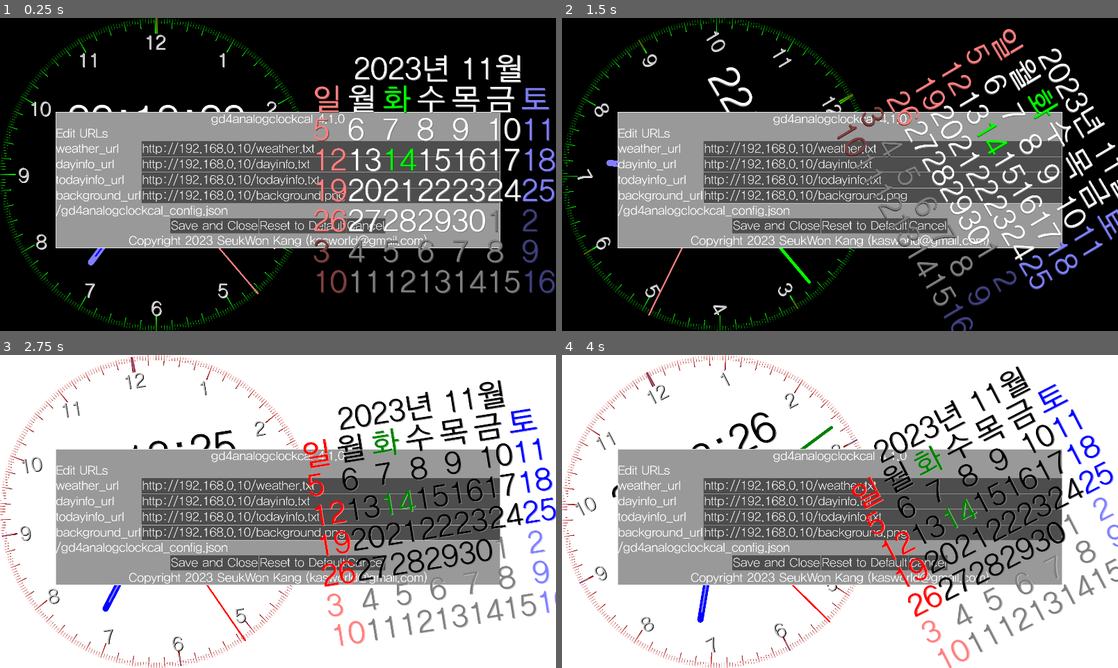
Above: before the commit, frames 1-4 (two rows, left to right).
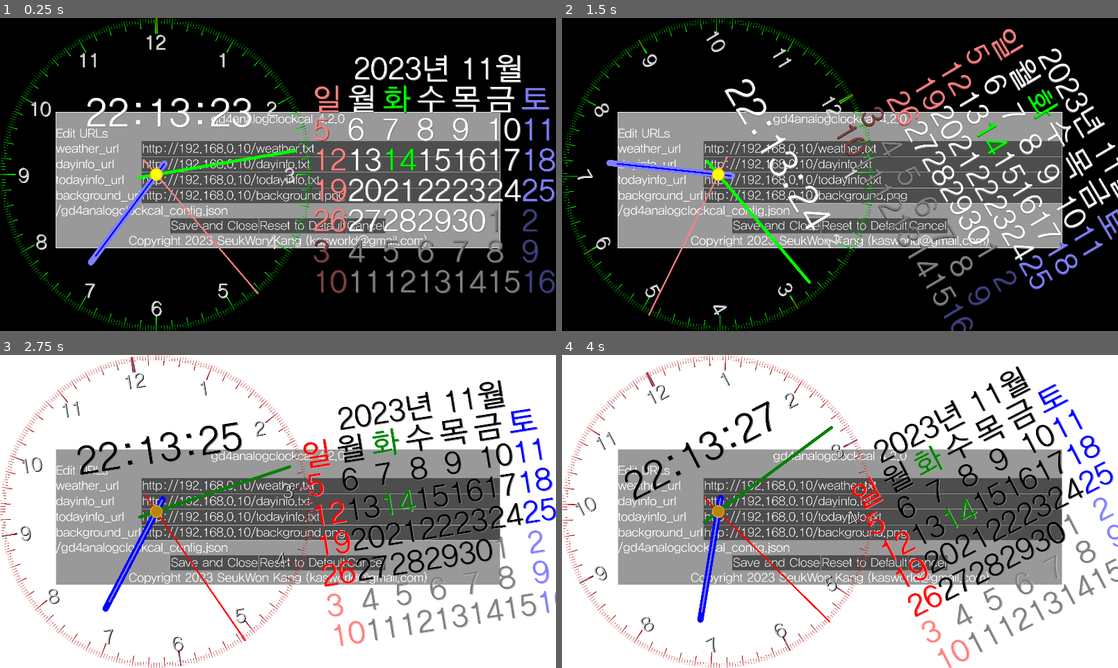
Above: after the commit, the same moments.

Repository: kasworld/gd4analogclockcal
Game: Godot game, scene res://main.tscn
Same seed, same stepped clock (60 frames per second), same inputs: the game is played once before the commit and once after it.
Inputs (mouse positions are in pixels of both pictures, inside the frame that each line leads up to):
- Up to frame 1 (0.25 s): no input
- Up to frame 2 (1.5 s): tap Enter at 0.5, 0.6, 1.35 s; move the mouse to (962, 158) at 0.52 s; click (962, 158) at 0.67 s; move the mouse to (728, 190) at 1.27 s; click (728, 190) at 1.42 s
- Up to frame 3 (2.75 s): move the mouse to (333, 442) at 2.02 s; tap Enter at 2.1 s; click (333, 442) at 2.17 s
- Up to frame 4 (4 s): move the mouse to (812, 574) at 2.77 s; tap Enter at 2.85, 3.6 s; click (812, 574) at 2.92 s; move the mouse to (1006, 558) at 3.52 s; click (1006, 558) at 3.67 s

The runs differ from the first frame. In frame 1, 1.9% of the frame differs, in the area x 12-61%, y 25-74%; in frame 2, 2.0%, in the area x 10-61%, y 15-74%; in frame 3, 1.9%; in frame 4, 1.9%.
Error in both runs: Attempt to call function 'store_line' in base 'null instance' on a null instance. (res://global/config.gd:13)

Commit message:
del sect analogclock, update analogclock

Diff:
--- a/analog_clock/analog_clock.gd
+++ b/analog_clock/analog_clock.gd
@@ -10,35 +10,54 @@
 var center_circle1 :Polygon2D
 var center_circle2 :Polygon2D
 
+var info_text :InfoText
+
 # Called when the node enters the scene tree for the first time.
-func init(center :Vector2 , r :float, tz_s :float) -> void:
+func init(config :Dictionary, r :float, tz_s :float) -> void:
 	tz_shift = tz_s
 	clock_R = r
-	draw_dial(center, clock_R)
-	draw_hand(center)
-	center_circle1 = Global2d.new_circle_fill(center, clock_R/25, Global2d.colors.center_circle1)
+	draw_dial(clock_R)
+	draw_hand()
+	center_circle1 = Global2d.new_circle_fill(Vector2(0,0), clock_R/25, Global2d.colors.center_circle1)
 	add_child(center_circle1)
-	center_circle2 = Global2d.new_circle_fill(center, clock_R/30, Global2d.colors.center_circle2)
+	center_circle2 = Global2d.new_circle_fill(Vector2(0,0), clock_R/30, Global2d.colors.center_circle2)
 	add_child(center_circle2)
+
+	var co = Global2d.colors.timelabel
+	$LabelTime.position = Vector2(-r/4,-r/2)
+	$LabelTime.label_settings = Global2d.make_label_setting(r/4, co, co)
+
+	co = Global2d.colors.infolabel
+	$LabelInfo.position = Vector2(-r/2,r/4)
+	$LabelInfo.label_settings = Global2d.make_label_setting(r/8, co, co)
+
+	info_text = InfoText.new()
+	add_child(info_text)
+	info_text.init_request(config.weather_url,config.dayinfo_url,config.todayinfo_url)
+	info_text.text_updated.connect(update_info_text)
+
+	update_color()
+
+func update_info_text(t :String)->void:
+	$LabelInfo.text = t
 
 var gr_hand_hour_1 :Gradient
 var gr_hand_hour_2 :Gradient
 var gr_hand_minute :Gradient
 var gr_hand_second :Gradient
-func draw_hand(center :Vector2)->void:
+func draw_hand()->void:
 	gr_hand_hour_1 = new_gradient(Global2d.colors.hour)
 	gr_hand_hour_2 = new_gradient(Global2d.colors.hour2)
 	gr_hand_minute = new_gradient(Global2d.colors.minute)
 	gr_hand_second = new_gradient(Global2d.colors.second)
-	HourHand = new_clock_hand(center, gr_hand_hour_1, 1.0/25, 0.7 )
+	HourHand = new_clock_hand(gr_hand_hour_1, 1.0/25, 0.7 )
 	add_child(HourHand)
-	HourHand2 = new_clock_hand(center, gr_hand_hour_2, 1.0/100, 0.65)
+	HourHand2 = new_clock_hand(gr_hand_hour_2, 1.0/100, 0.65)
 	add_child(HourHand2)
-	MinuteHand = new_clock_hand(center, gr_hand_minute, 1.0/50, 0.9)
+	MinuteHand = new_clock_hand(gr_hand_minute, 1.0/50, 0.9)
 	add_child(MinuteHand)
-	SecondHand = new_clock_hand(center, gr_hand_second, 1.0/100, 1.0)
+	SecondHand = new_clock_hand(gr_hand_second, 1.0/100, 1.0)
 	add_child(SecondHand)
-
 
 var gr_360_1 :Gradient
 var gr_360_2 :Gradient
@@ -47,7 +66,7 @@
 var gr_30 :Gradient
 var gr_6 :Gradient
 var gr_1 :Gradient
-func draw_dial(p :Vector2, r :float):
+func draw_dial(r :float):
 	var w = r/30
 	gr_360_1 = new_gradient(Global2d.colors.dial_360_1)
 	gr_360_2 = new_gradient(Global2d.colors.dial_360_2)
@@ -59,20 +78,20 @@
 	for i in range(0,360):
 		var rad = deg2rad(i)
 		if i == 0:
-			add_child( new_clock_face( p, r, gr_360_1, rad, r/50, w*3, 0 ) )
-			add_child( new_clock_face( p, r, gr_360_2, rad, r/200, w*3, 0 ) )
+			add_child( new_clock_face( r, gr_360_1, rad, r/50, w*3, 0 ) )
+			add_child( new_clock_face( r, gr_360_2, rad, r/200, w*3, 0 ) )
 		elif i % 90 ==0:
-			add_child( new_clock_face( p, r, gr_90_1, rad, r/100, w*3, 0 ) )
-			add_child( new_clock_face( p, r, gr_90_2, rad, r/300, w*2, 0 ) )
+			add_child( new_clock_face( r, gr_90_1, rad, r/100, w*3, 0 ) )
+			add_child( new_clock_face( r, gr_90_2, rad, r/300, w*2, 0 ) )
 		elif i % 30 == 0 :
-			add_child( new_clock_face( p, r, gr_30, rad, r/150, w*3, 0 ) )
+			add_child( new_clock_face( r, gr_30, rad, r/150, w*3, 0 ) )
 		elif i % 6 == 0 :
-			add_child( new_clock_face( p, r, gr_6, rad, r/200, w*2, 0 ) )
+			add_child( new_clock_face( r, gr_6, rad, r/200, w*2, 0 ) )
 		else :
-			add_child( new_clock_face( p, r, gr_1, rad, r/400, w*1, 0 ) )
+			add_child( new_clock_face( r, gr_1, rad, r/400, w*1, 0 ) )
 
 	for i in range(1,13):
-		var n = hour_letter(p,r, i)
+		var n = hour_letter(r, i)
 		dial_nums.append(n)
 		add_child(n)
 
@@ -93,12 +112,18 @@
 	center_circle1.color = Global2d.colors.center_circle1
 	center_circle2.color = Global2d.colors.center_circle2
 
+	var co = Global2d.colors.timelabel
+	Global2d.set_label_color($LabelTime, co, Global2d.make_shadow_color(co))
+
+	co = Global2d.colors.infolabel
+	Global2d.set_label_color($LabelInfo, co, Global2d.make_shadow_color(co))
+
 func new_gradient(co_list :Array)->Gradient:
 	var gr = Gradient.new()
 	gr.colors = co_list
 	return gr
 
-func hour_letter(p :Vector2,r :float,  i :int)->Label:
+func hour_letter(r :float,  i :int)->Label:
 	var lb = Label.new()
 	lb.text = "%2d" % i
 	lb.label_settings = Global2d.make_label_setting(clock_R/8, Global2d.colors.dial_num[0], Global2d.colors.dial_num[1])
@@ -106,27 +131,25 @@
 	lb.vertical_alignment = VerticalAlignment.VERTICAL_ALIGNMENT_CENTER
 	var rad = deg2rad( i*30.0 -90)
 #	lb.rotation = rad + PI/2
-	lb.position = Vector2( r*0.85 * cos(rad), r*0.85 * sin(rad) ) + p - Vector2(r*0.08,r*0.06)
+	lb.position = Vector2( r*0.85 * cos(rad), r*0.85 * sin(rad) ) - Vector2(r*0.08,r*0.06)
 	return lb
 
-func new_clock_face(p :Vector2, r :float, gr :Gradient, rad :float, w :float, h :float, y :float) -> Line2D:
+func new_clock_face(r :float, gr :Gradient, rad :float, w :float, h :float, y :float) -> Line2D:
 	var cr = Line2D.new()
 	cr.gradient = gr
 	cr.width = w
 	cr.points = [Vector2(0,y-r), Vector2(0,y-r+h)]
 	cr.rotation = rad
-	cr.position = p
 	cr.antialiased = true
 	return cr
 
-func new_clock_hand(p :Vector2, gr :Gradient, w :float, h: float) -> Line2D:
+func new_clock_hand(gr :Gradient, w :float, h: float) -> Line2D:
 	var cr = Line2D.new()
 	cr.gradient = gr
 	cr.width = w*clock_R
 	cr.points = [Vector2(0,-h*clock_R), Vector2(0,h*clock_R/8)]
 	cr.begin_cap_mode = Line2D.LINE_CAP_ROUND
 	cr.end_cap_mode = Line2D.LINE_CAP_ROUND
-	cr.position = p
 	cr.antialiased = true
 	return cr
 
@@ -134,6 +157,7 @@
 func _process(_delta: float) -> void:
 	update_clock()
 
+var old_time_dict = {"second":0} # datetime dict
 func update_clock():
 	var ms = Time.get_unix_time_from_system()
 	var second = ms - int(ms/60)*60
@@ -146,6 +170,12 @@
 	HourHand.rotation = hour2rad(hour)
 	HourHand2.rotation = HourHand.rotation
 
+	var time_now_dict = Time.get_datetime_dict_from_system()
+	if old_time_dict["second"] != time_now_dict["second"]:
+		old_time_dict = time_now_dict
+		$LabelTime.text = "%02d:%02d:%02d" % [time_now_dict["hour"] , time_now_dict["minute"] ,time_now_dict["second"]  ]
+
+
 func deg2rad(deg :float) ->float :
 	return deg * 2 * PI / 360
 
--- a/analog_clock/analog_clock.tscn
+++ b/analog_clock/analog_clock.tscn
@@ -4,3 +4,25 @@
 
 [node name="AnalogClock" type="Node2D"]
 script = ExtResource("1_bs3fy")
+
+[node name="LabelTime" type="Label" parent="."]
+anchors_preset = 8
+anchor_left = 0.5
+anchor_top = 0.5
+anchor_right = 0.5
+anchor_bottom = 0.5
+offset_right = 716.0
+offset_bottom = 249.0
+grow_horizontal = 2
+grow_vertical = 2
+size_flags_horizontal = 3
+size_flags_vertical = 6
+text = "00:00:00"
+horizontal_alignment = 1
+vertical_alignment = 1
+
+[node name="LabelInfo" type="Label" parent="."]
+offset_right = 40.0
+offset_bottom = 23.0
+horizontal_alignment = 1
+vertical_alignment = 1
--- a/info_label/info_label.gd
+++ /dev/null
@@ -1,83 +0,0 @@
-extends Node2D
-
-func init(rt :Rect2, co1 :Color, co2 :Color)->void:
-	$LabelInfo.size = rt.size
-	$LabelInfo.position = rt.position
-	$LabelInfo.label_settings = Global2d.make_label_setting(rt.size.y/6, co1, co2)
-	height = rt.size.y # use to fontsize by line count
-
-var height :float
-
-func get_req_callable()->Dictionary:
-	return {
-		weather_success = weather_success,
-		weather_fail = weather_fail,
-		dayinfo_success = dayinfo_success,
-		dayinfo_fail = dayinfo_fail,
-		todayinfo_success = todayinfo_success,
-		todayinfo_fail = todayinfo_fail,
-	}
-
-var weather_info :Array[String]
-func weather_success(body)->void:
-	var text = body.get_string_from_utf8()
-	weather_info = split2list( text )
-	update_info_label()
-func weather_fail()->void:
-	weather_info.clear()
-	update_info_label()
-
-var day_info = DayInfo.new()
-func dayinfo_success(body)->void:
-	day_info.make(body.get_string_from_utf8())
-	update_info_label()
-func dayinfo_fail()->void:
-	day_info.clear()
-	update_info_label()
-
-var today_info :Array[String]
-func todayinfo_success(body)->void:
-	today_info = split2list( body.get_string_from_utf8().strip_edges() )
-	update_info_label()
-func todayinfo_fail()->void:
-	today_info.clear()
-	update_info_label()
-
-func update_color()->void:
-	var co = Global2d.colors.infolabel
-	Global2d.set_label_color($LabelInfo, co, Global2d.make_shadow_color(co))
-
-func update_info_label()->void:
-	var dayinfo = day_info.get_daystringlist()
-	var all = []
-	if weather_info.size() > 0:
-		all.append_array(weather_info)
-	all.append_array(dayinfo)
-	all.append_array(today_info)
-	$LabelInfo.text = "\n".join(all)
-	var line2calcfont = clampf(all.size(), 4, 10)
-	var fontsize = height/line2calcfont*0.8
-	Global2d.set_label_font_size($LabelInfo, fontsize )
-
-# remove empty line
-func split2list(text :String)->Array[String]:
-	var lines = text.strip_edges().split("\n", false,0)
-	var rtn :Array[String]
-	for l in lines:
-		if not l.is_empty():
-			rtn.append(l.strip_edges())
-	return rtn
-
-func make_date_string()->String:
-	var time_now_dict = Time.get_datetime_dict_from_system()
-	return "%4d년%2d월%2d일 %s요일" % [
-		time_now_dict["year"] , time_now_dict["month"] ,time_now_dict["day"],
-		Global2d.weekdaystring[ time_now_dict["weekday"]]
-		]
-
-var old_time_dict = {"day":0} # datetime dict
-func _on_timer_timeout() -> void:
-	var time_now_dict = Time.get_datetime_dict_from_system()
-	if old_time_dict["day"] != time_now_dict["day"]:
-		old_time_dict = time_now_dict
-		update_info_label()
--- a/info_label/info_label.tscn
+++ /dev/null
@@ -1,17 +0,0 @@
-[gd_scene load_steps=2 format=3 uid="uid://b0lh1apt682gt"]
-
-[ext_resource type="Script" path="res://info_label/info_label.gd" id="1_2nrgr"]
-
-[node name="InfoLabel" type="Node2D"]
-script = ExtResource("1_2nrgr")
-
-[node name="LabelInfo" type="Label" parent="."]
-offset_right = 40.0
-offset_bottom = 23.0
-horizontal_alignment = 1
-vertical_alignment = 1
-
-[node name="Timer" type="Timer" parent="."]
-autostart = true
-
-[connection signal="timeout" from="Timer" to="." method="_on_timer_timeout"]
--- a/main.gd
+++ b/main.gd
@@ -13,7 +13,7 @@
 	]
 
 var config = {
-	"version" : "gd4analogclockcal 4.1.0",
+	"version" : "gd4analogclockcal 4.2.0",
 	"weather_url" : "http://192.168.0.10/weather.txt",
 	"dayinfo_url" : "http://192.168.0.10/dayinfo.txt",
 	"todayinfo_url" : "http://192.168.0.10/todayinfo.txt",
@@ -23,11 +23,9 @@
 # Called when the node enters the scene tree for the first time.
 func _ready() -> void:
 	config = Config.load_or_save(file_name,config,"version" )
-	print_debug(config)
 
 	set_color_mode_by_time()
 
-#	init_http()
 	vp_rect = get_viewport_rect()
 
 	bgimage = Image.create(vp_rect.size.x,vp_rect.size.y,true,Image.FORMAT_RGBA8)
@@ -36,25 +34,27 @@
 	if calw > vp_rect.size.x /2 :
 		calw = vp_rect.size.y
 	$Calendar.init( Vector2( calw, calw) )
-	calendar_pos_list.append(Vector2(vp_rect.size.x-calw/2, vp_rect.size.y/2 ))
-	calendar_pos_list.append(Vector2(calw/2, vp_rect.size.y/2 ))
+	calendar_pos_list.append_array(
+		[Vector2(vp_rect.size.x-calw/2, vp_rect.size.y/2 ), Vector2(calw/2, vp_rect.size.y/2 )]
+		)
 	$Calendar.position = calendar_pos_list[0]
 
 	var co :Color
-	$SectAnalogClock.init( Rect2(-vp_rect.size.y/2,-vp_rect.size.y/2,vp_rect.size.y,vp_rect.size.y) )
-	analogclock_pos_list.append(Vector2(vp_rect.size.y/2, vp_rect.size.y/2 ))
-	analogclock_pos_list.append(Vector2(vp_rect.size.x - vp_rect.size.y/2, vp_rect.size.y/2 ))
-	$SectAnalogClock.position = analogclock_pos_list[0]
+	$AnalogClock.init(config, vp_rect.size.y/2, 9 )
+	analogclock_pos_list.append_array(
+		[Vector2(vp_rect.size.y/2, vp_rect.size.y/2 ), Vector2(vp_rect.size.x - vp_rect.size.y/2, vp_rect.size.y/2 ) ]
+		)
+	$AnalogClock.position = analogclock_pos_list[0]
 
 	co = Global2d.colors.paneloption
 	var optrect = Rect2( vp_rect.size.x * 0.1 ,vp_rect.size.y * 0.3 , vp_rect.size.x * 0.8 , vp_rect.size.y * 0.4 )
 	$PanelOption.init(file_name,config,editable_keys, optrect, co, Global2d.make_shadow_color(co))
 	$PanelOption.config_changed.connect(config_changed)
-	init_request_dict()
+	#init_request_dict()
 
 func reset_pos()->void:
 	$Calendar.position = calendar_pos_list[0]
-	$SectAnalogClock.position = analogclock_pos_list[0]
+	$AnalogClock.position = analogclock_pos_list[0]
 	$AniMove2D.stop()
 
 func animove_toggle()->void:
@@ -69,10 +69,10 @@
 	match $AniMove2D.state%2:
 		0:
 			$AniMove2D.move_by_ms($Calendar, calendar_pos_list[0], calendar_pos_list[1], ms)
-			$AniMove2D.move_by_ms($SectAnalogClock, analogclock_pos_list[0], analogclock_pos_list[1], ms)
+			$AniMove2D.move_by_ms($AnalogClock, analogclock_pos_list[0], analogclock_pos_list[1], ms)
 		1:
 			$AniMove2D.move_by_ms($Calendar, calendar_pos_list[1], calendar_pos_list[0], ms)
-			$AniMove2D.move_by_ms($SectAnalogClock, analogclock_pos_list[1], analogclock_pos_list[0], ms)
+			$AniMove2D.move_by_ms($AnalogClock, analogclock_pos_list[1], analogclock_pos_list[0], ms)
 		_:
 			print_debug("invalid state", $AniMove2D.state)
 
@@ -103,7 +103,7 @@
 		rotate_all(rad)
 
 func rotate_all(rad :float):
-	$SectAnalogClock.rotation = rad
+	$AnalogClock.rotation = rad
 	$Calendar.rotation = rad
 
 # esc to exit
@@ -119,10 +119,6 @@
 	elif event is InputEventMouseButton and event.is_pressed():
 		update_color_with_mode(not Global2d.dark_mode)
 
-func config_changed():
-	for k in request_dict:
-		request_dict[k].url_to_get = $PanelOption.cfg.config[k]
-		request_dict[k].force_update()
 
 func _on_button_option_pressed() -> void:
 	$PanelOption.visible = not $PanelOption.visible
@@ -130,27 +126,17 @@
 func _on_auto_hide_option_panel_timeout() -> void:
 	$PanelOption.hide()
 
-var request_dict = {}
+var bg_request :MyHTTPRequest
+func config_changed():
+	bg_request.url_to_get = $PanelOption.config["background_url"]
+	bg_request.force_update()
 func init_request_dict()->void:
-	var callable_dict = $SectAnalogClock.get_req_callable()
-	request_dict["weather_url"] = MyHTTPRequest.new(
-		config["weather_url"],
-		60,	callable_dict.weather_success, callable_dict.weather_fail,
-	)
-	request_dict["dayinfo_url"] = MyHTTPRequest.new(
-		config["dayinfo_url"],
-		60, callable_dict.dayinfo_success, callable_dict.dayinfo_fail,
-	)
-	request_dict["todayinfo_url"] = MyHTTPRequest.new(
-		config["todayinfo_url"],
-		60, callable_dict.todayinfo_success, callable_dict.todayinfo_fail,
-	)
-	request_dict["background_url"] = MyHTTPRequest.new(
+	bg_request = MyHTTPRequest.new(
 		config["background_url"],
 		60, bgimage_success, bgimage_fail,
 	)
-	for k in request_dict:
-		add_child(request_dict[k])
+	add_child(bg_request)
+
 
 var bgimage :Image
 func bgimage_success(body)->void:
@@ -173,12 +159,12 @@
 
 func update_color()->void:
 	$Calendar.update_color()
-	$SectAnalogClock.update_color()
+	$AnalogClock.update_color()
 
 func update_color_with_mode(darkmode :bool)->void:
 	Global2d.set_dark_mode(darkmode)
 	$Calendar.update_color()
-	$SectAnalogClock.update_color()
+	$AnalogClock.update_color()
 
 # change dark mode by time
 var old_time_dict = Time.get_datetime_dict_from_system() # datetime dict
--- a/main.tscn
+++ b/main.tscn
@@ -1,8 +1,8 @@
 [gd_scene load_steps=6 format=3 uid="uid://btxtva4j47rfm"]
 
 [ext_resource type="Script" path="res://main.gd" id="1_q4spd"]
-[ext_resource type="PackedScene" uid="uid://dctr260o2g2x7" path="res://sect_analog_clock/sect_analog_clock.tscn" id="2_sgkgi"]
 [ext_resource type="PackedScene" uid="uid://b1m11n5rm2gh7" path="res://calendar/calendar.tscn" id="5_3yc3x"]
+[ext_resource type="PackedScene" uid="uid://66uu15vflcpu" path="res://analog_clock/analog_clock.tscn" id="5_lttaa"]
 [ext_resource type="PackedScene" uid="uid://bf1vkxi8i0lm1" path="res://ani_move_2d/ani_move_2d.tscn" id="6_8hgi2"]
 [ext_resource type="PackedScene" uid="uid://btysv8q6rp8ku" path="res://panel_option/panel_option.tscn" id="6_wscdf"]
 
@@ -11,8 +11,6 @@
 
 [node name="BackgroundSprite" type="Sprite2D" parent="."]
 z_index = -1
-
-[node name="SectAnalogClock" parent="." instance=ExtResource("2_sgkgi")]
 
 [node name="TimerDayNight" type="Timer" parent="."]
 autostart = true
@@ -28,5 +26,7 @@
 
 [node name="Calendar" parent="." instance=ExtResource("5_3yc3x")]
 
+[node name="AnalogClock" parent="." instance=ExtResource("5_lttaa")]
+
 [connection signal="timeout" from="TimerDayNight" to="." method="_on_timer_day_night_timeout"]
 [connection signal="timeout" from="AutoHideOptionPanel" to="." method="_on_auto_hide_option_panel_timeout"]
--- a/sect_analog_clock/sect_analog_clock.gd
+++ /dev/null
@@ -1,26 +0,0 @@
-extends Node2D
-
-func init(rt :Rect2)->void:
-	var co :Color
-	co = Global2d.colors.timelabel
-	$TimeLabel.init(
-		Rect2(-rt.size.x/2/1.5, -rt.size.y/3, rt.size.x/1.5, rt.size.y/3),
-		co, Global2d.make_shadow_color(co))
-	$TimeLabel.position = Vector2(0,0)
-
-	$AnalogClock.init( Vector2(0, 0), rt.size.y/2 , 9.0 )
-	$AnalogClock.position = Vector2(0,0)
-
-	co = Global2d.colors.infolabel
-	$InfoLabel.init(
-		Rect2(-rt.size.x/2/1.5, rt.size.y/20, rt.size.x/1.5, rt.size.y/3),
-		co, Global2d.make_shadow_color(co) )
-	$InfoLabel.position = Vector2(0,0)
-
-func update_color()->void:
-	$TimeLabel.update_color()
-	$InfoLabel.update_color()
-	$AnalogClock.update_color()
-
-func get_req_callable()->Dictionary:
-	return $InfoLabel.get_req_callable()
--- a/sect_analog_clock/sect_analog_clock.tscn
+++ /dev/null
@@ -1,15 +0,0 @@
-[gd_scene load_steps=5 format=3 uid="uid://dctr260o2g2x7"]
-
-[ext_resource type="Script" path="res://sect_analog_clock/sect_analog_clock.gd" id="1_ipdw3"]
-[ext_resource type="PackedScene" uid="uid://cwmx6m8hhfxdx" path="res://time_label/time_label.tscn" id="2_gnvw0"]
-[ext_resource type="PackedScene" uid="uid://b0lh1apt682gt" path="res://info_label/info_label.tscn" id="3_dkeg8"]
-[ext_resource type="PackedScene" uid="uid://66uu15vflcpu" path="res://analog_clock/analog_clock.tscn" id="4_wd82t"]
-
-[node name="SectAnalogClock" type="Node2D"]
-script = ExtResource("1_ipdw3")
-
-[node name="TimeLabel" parent="." instance=ExtResource("2_gnvw0")]
-
-[node name="InfoLabel" parent="." instance=ExtResource("3_dkeg8")]
-
-[node name="AnalogClock" parent="." instance=ExtResource("4_wd82t")]
--- a/time_label/time_label.gd
+++ /dev/null
@@ -1,18 +0,0 @@
-extends Node2D
-
-func init(rt :Rect2, co1 :Color, co2 :Color)->void:
-	$LabelTime.size = rt.size
-	$LabelTime.position = rt.position
-	$LabelTime.label_settings = Global2d.make_label_setting(rt.size.x/5, co1, co2)
-	_on_timer_timeout()
-
-func update_color()->void:
-	var co = Global2d.colors.timelabel
-	Global2d.set_label_color($LabelTime, co, Global2d.make_shadow_color(co))
-
-var old_time_dict = {"second":0} # datetime dict
-func _on_timer_timeout() -> void:
-	var time_now_dict = Time.get_datetime_dict_from_system()
-	if old_time_dict["second"] != time_now_dict["second"]:
-		old_time_dict = time_now_dict
-		$LabelTime.text = "%02d:%02d:%02d" % [time_now_dict["hour"] , time_now_dict["minute"] ,time_now_dict["second"]  ]
--- a/time_label/time_label.tscn
+++ /dev/null
@@ -1,28 +0,0 @@
-[gd_scene load_steps=2 format=3 uid="uid://cwmx6m8hhfxdx"]
-
-[ext_resource type="Script" path="res://time_label/time_label.gd" id="1_0oe0p"]
-
-[node name="TimeLabel" type="Node2D"]
-script = ExtResource("1_0oe0p")
-
-[node name="Timer" type="Timer" parent="."]
-wait_time = 0.1
-autostart = true
-
-[node name="LabelTime" type="Label" parent="."]
-anchors_preset = 8
-anchor_left = 0.5
-anchor_top = 0.5
-anchor_right = 0.5
-anchor_bottom = 0.5
-offset_right = 716.0
-offset_bottom = 249.0
-grow_horizontal = 2
-grow_vertical = 2
-size_flags_horizontal = 3
-size_flags_vertical = 6
-text = "00:00:00"
-horizontal_alignment = 1
-vertical_alignment = 1
-
-[connection signal="timeout" from="Timer" to="." method="_on_timer_timeout"]
